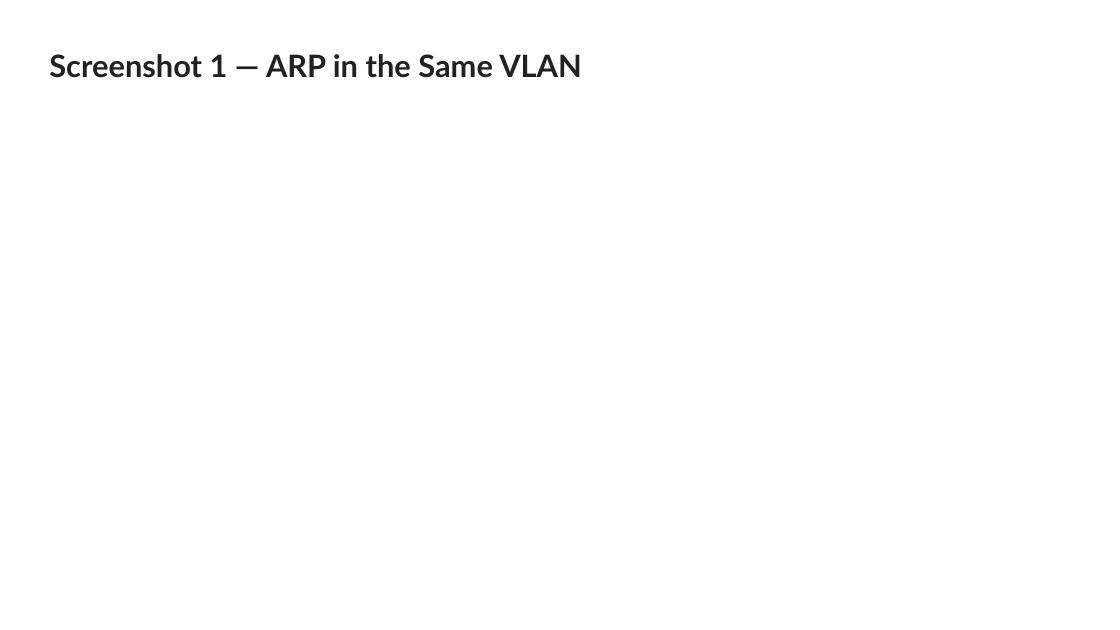
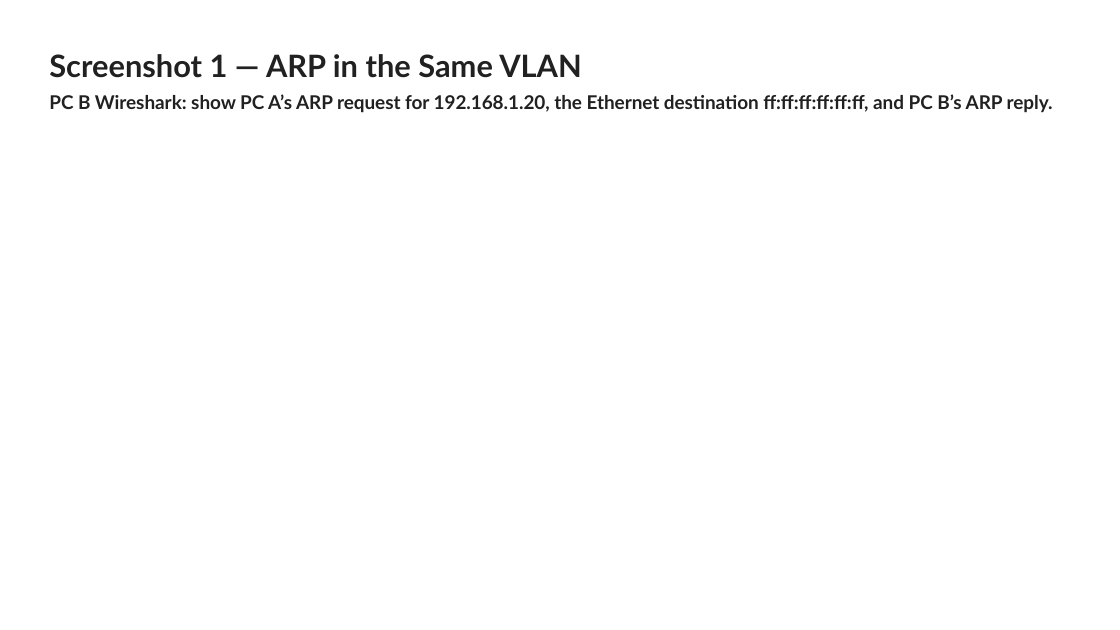
Before and after one commit to WikiSteve/networking-labs, a slide deck: slide 2 of labs/012-catalyst-1300-vlan-routing/Catalyst 1300 Lab 2 SUBMISSION TEMPLATE.pptx. Drawn at 1120x630 pixels with LibreOffice and Linux fonts; fonts in the diff are those of the drawing. Boxes give left, top, right and bottom in pixels: in the first picture for what was removed or moved away, otherwise in the second. Text is boxed around its words. In the diff, an @@ line names an element or a change of style, - is before the commit and + after.

Commit message:
Spell out Lab 2 screenshot evidence in the submission deck

```diff
--- a/labs/012-catalyst-1300-vlan-routing/Catalyst 1300 Lab 2 SUBMISSION TEMPLATE.pptx
+++ b/labs/012-catalyst-1300-vlan-routing/Catalyst 1300 Lab 2 SUBMISSION TEMPLATE.pptx
@@ title at (49,94,1053,113): paragraph added @@
+PC B Wireshark: show PC A’s ARP request for 192.168.1.20, the Ethernet destination ff:ff:ff:ff:ff:ff, and PC B’s ARP reply.
```
Also in this commit, not shown: 4 other slides changed.
